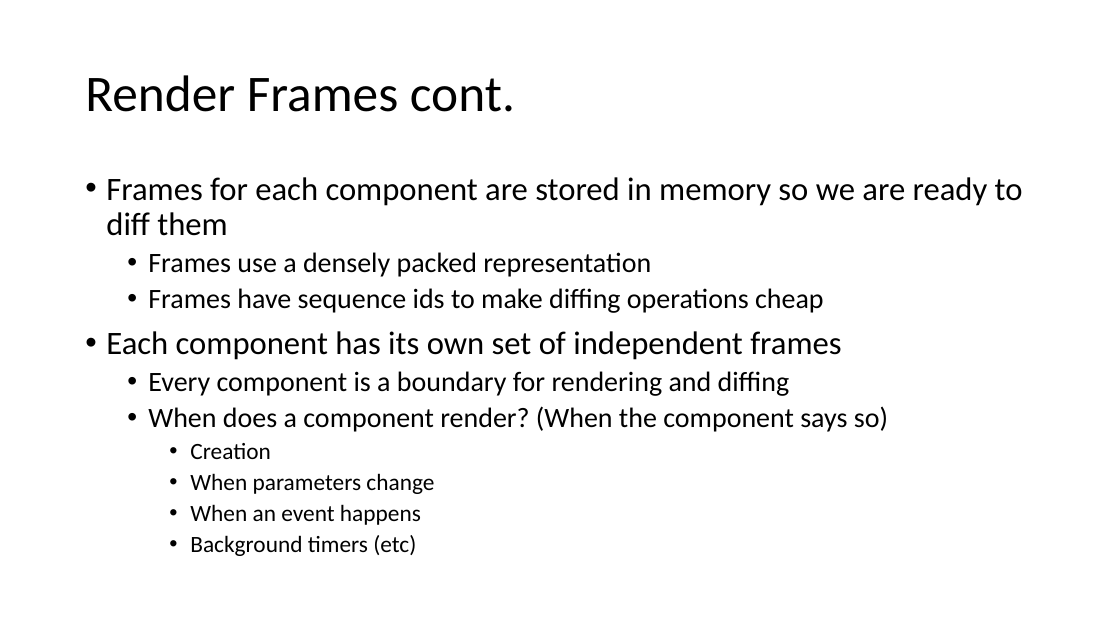
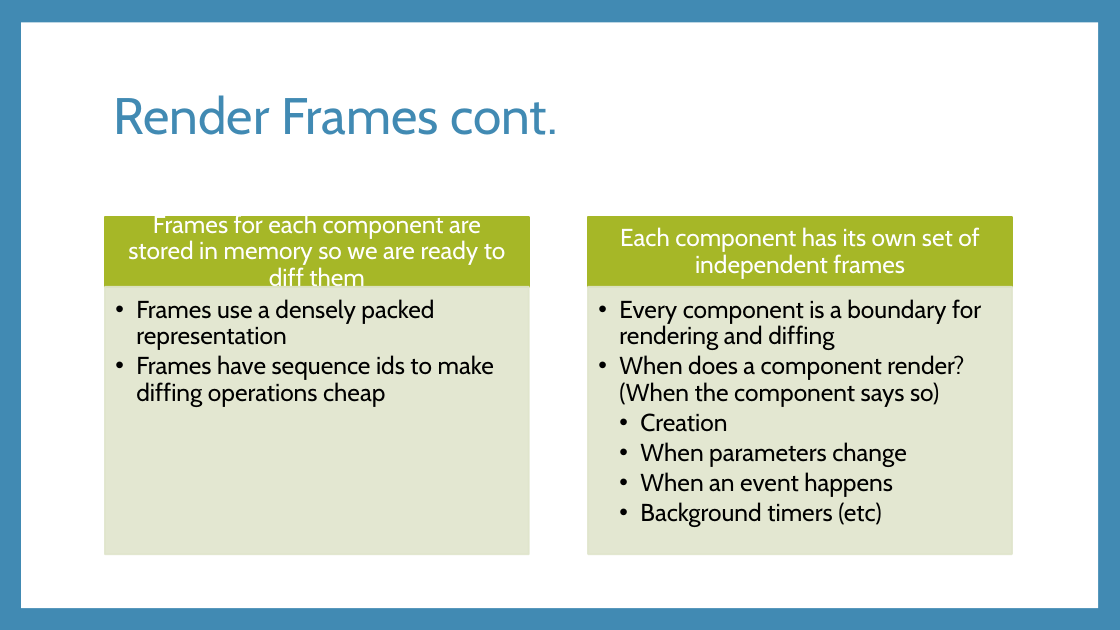
Before and after one commit to rynowak/Presentations, a slide deck: slide 14 of 2019/AusNzMeetups/blazor/slides.pptx (slide 10 before the commit). Drawn at 1120x630 pixels with LibreOffice and Linux fonts; fonts in the diff are those of the drawing. Boxes give left, top, right and bottom in pixels: in the first picture for what was removed or moved away, otherwise in the second. Text is boxed around its words. In the diff, an @@ line names an element or a change of style, - is before the commit and + after.

```diff
--- a/2019/AusNzMeetups/blazor/slides.pptx
+++ b/2019/AusNzMeetups/blazor/slides.pptx
@@ background #FFFFFF to #418AB3 @@
@@ rectangle added at (21, 23, 1098, 608), fill #FFFFFF @@
@@ title "Render Frames cont.": place and size @@
-title "Render Frames cont." at (85, 75, 515, 112)
+title "Render Frames cont." at (113, 95, 558, 135)
@@ title "Render Frames cont." at (113, 95, 558, 135): font Calibri to Cabin, text colour #000000 to #418AB3 @@
@@ text removed at (106, 177, 1023, 556) @@
-• Frames for each component are stored in memory so we are ready to diff them
-  • Frames use a densely packed representation
-  • Frames have sequence ids to make diffing operations cheap
-• Each component has its own set of independent frames
-  • Every component is a boundary for rendering and diffing
-  • When does a component render? (When the component says so)
-    • Creation
-    • When parameters change
-    • When an event happens
-    • Background timers (etc)
@@ group added at (105, 213, 1012, 554): 4 rectangles, 4 texts @@
+Frames for each component are stored in memory so we are ready to diff them
+  • Frames use a densely packed representation
+  • Frames have sequence ids to make diffing operations cheap
+Each component has its own set of independent frames
+  • Every component is a boundary for rendering and diffing
+  • When does a component render? (When the component says so)
+    • Creation
+    • When parameters change
+    • When an event happens
+    • Background timers (etc)
```
Also in this commit, not shown: 16 other slides changed, 11 slides added, 3 slides removed, 16 other files.
